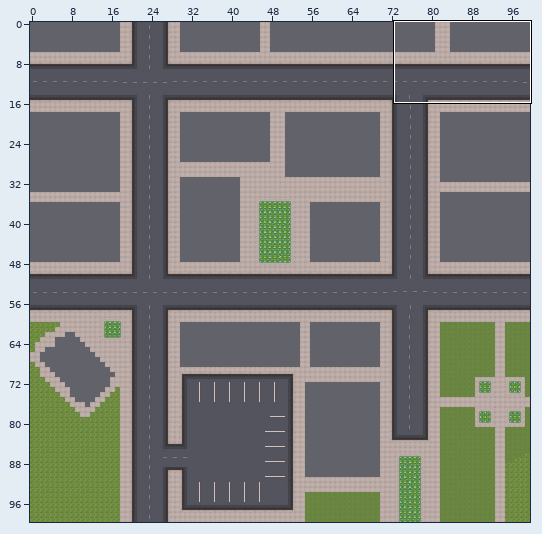
Two states of a Tiled map, Rektel/levels/lev1.tmx. Above, an overview of the earlier version with the close-up marked.
Close-up. First the earlier version:
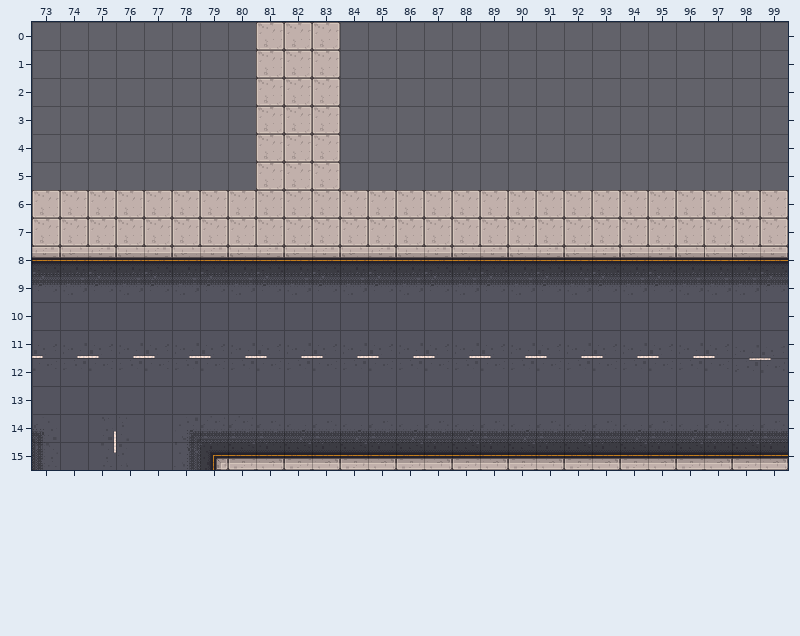
Cells are 32x32 px. Shown: x 73..99, y 0..15. The commit also changed other parts of the map, which this record leaves out.
Once edited:
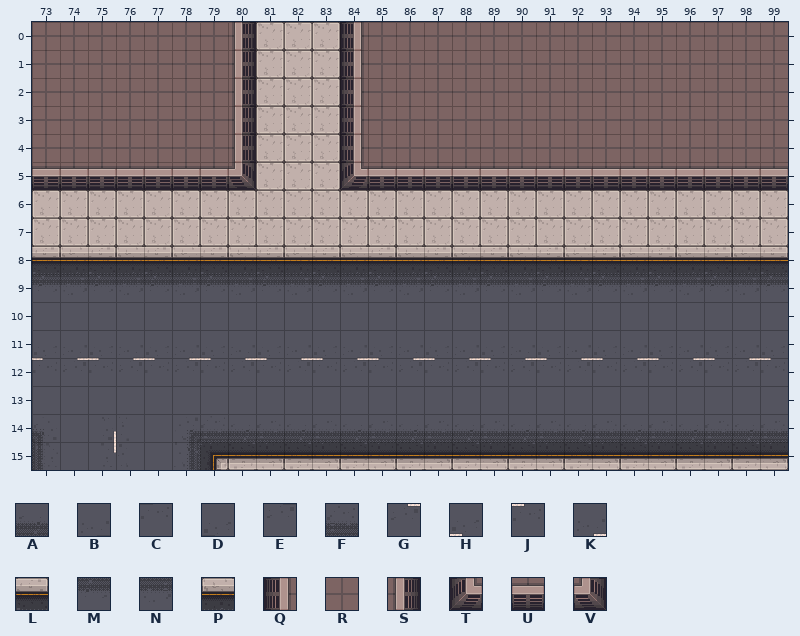
Key: from "spriteSheet": A 10, B 14, C 14 turned 180, D 15, E 15 turned 180, F 26 turned 270, G 28, H 28 turned 180, J 29, K 29 turned 180, L 39 turned 90, M 40 turned 90, N 57 turned 180, P 71 turned 180; from "spriteSheet2": Q 196, R 197, S 200, T 228, U 229, V 232.
_ is an empty cell.
What changed:
Layer "roadsSidewalks":
Tile F gives way to tile A in row 14 at x 80.
Tile K gives way to tile B in row 11 at x 74, 76, 78, 80, 82, 84, 86, 88, 90, 92, 94 and 96.
Tile H gives way to tile D in row 11 at x 73, 75, 77, 79, 81, 83, 85, 87, 89, 91, 93, 95 and 97.
Tile E gives way to tile G in row 12 at x 74, 76, 78, 80, 82, 84, 86, 88, 90, 92, 94 and 96.
Tile C gives way to tile J in row 12 at x 73, 75, 77, 79, 81, 83, 85, 87, 89, 91, 93, 95 and 97.
Tile P gives way to tile L in row 8 at x 97.
Tile N gives way to tile M in row 9 at x 97.
The edit adds tile Q in rows 0 to 4 at x 84.
The edit adds tile R in rows 0 to 4 at x 73 to 79 and 85 to 99.
The edit adds tile S in rows 0 to 4 at x 80.
The edit adds tile T in row 5 at x 84.
The edit adds tile U in row 5 at x 73 to 79 and 85 to 99.
The edit adds tile V in row 5 at x 80.
Where, in picture pixels (left, top, right, bottom), the same in both close-ups:
added: (32, 22, 256, 190)
added: (340, 22, 788, 190)
changed: (704, 247, 732, 295)
changed: (32, 343, 729, 373)
changed: (229, 416, 253, 440)
